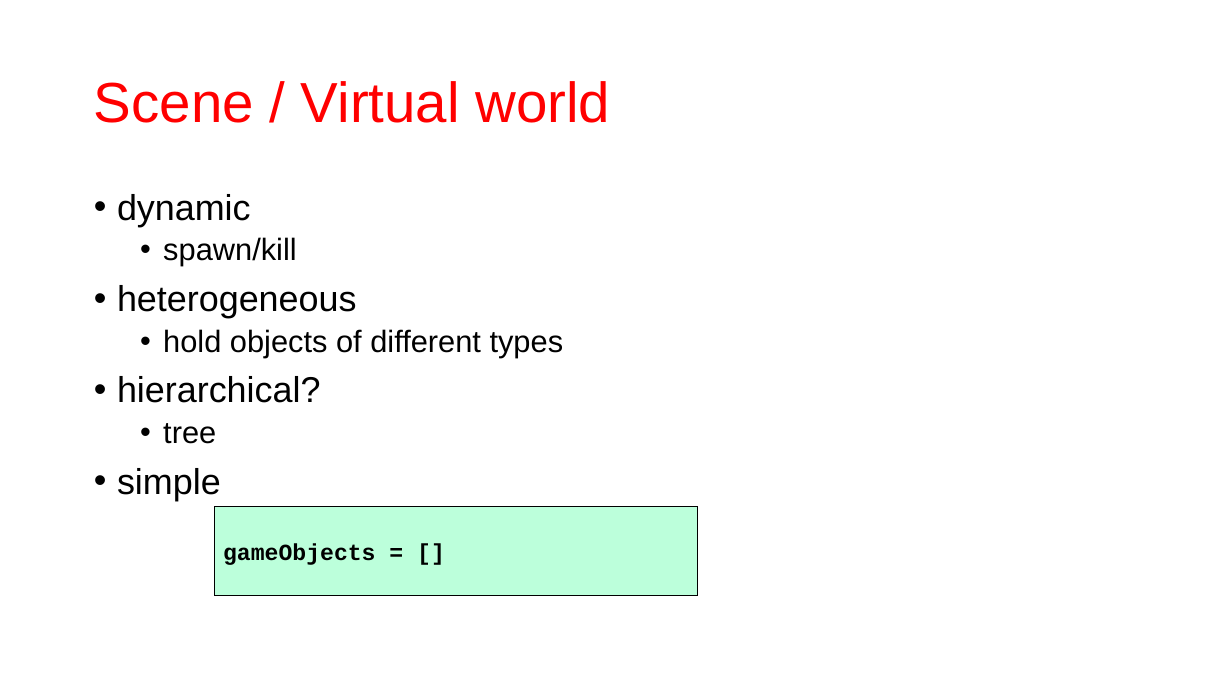
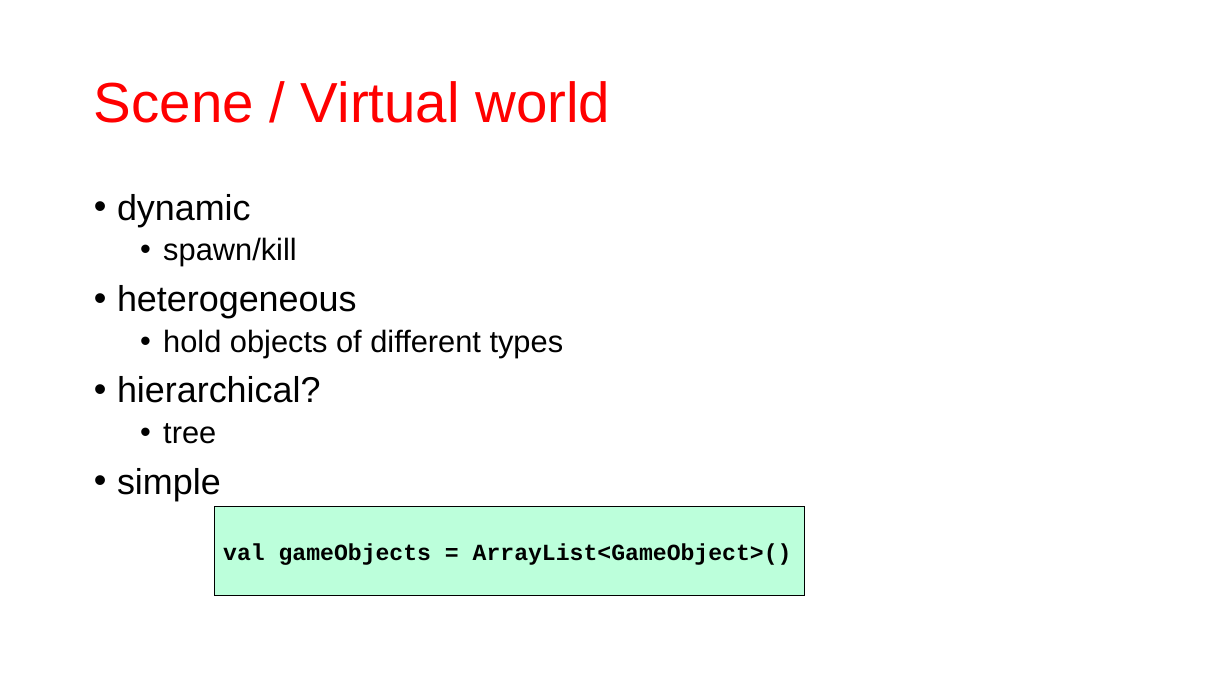
Before and after one commit to szecsi/kogfactory, a slide deck: slide 5 of projects/kog.030.020-physics/aitcg100 - Physics.pptx. Drawn at 1232x693 pixels with LibreOffice and Linux fonts; fonts in the diff are those of the drawing. Boxes give left, top, right and bottom in pixels: in the first picture for what was removed or moved away, otherwise in the second. Text is boxed around its words. In the diff, an @@ line names an element or a change of style, - is before the commit and + after.

```diff
--- a/projects/kog.030.020-physics/aitcg100 - Physics.pptx
+++ b/projects/kog.030.020-physics/aitcg100 - Physics.pptx
@@ rectangle "val gameObjects = ArrayList<GameObject>()": place and size @@
-rectangle "val gameObjects = ArrayList<GameObject>()" at [214, 506, 698, 596]
+rectangle "val gameObjects = ArrayList<GameObject>()" at [214, 506, 805, 596]
@@ text in rectangle at [223, 543, 792, 565]: text changed @@
-gameObjects = []
+val gameObjects = ArrayList<GameObject>()
```
Also in this commit, not shown: 1 other slide changed, 1 other file.
